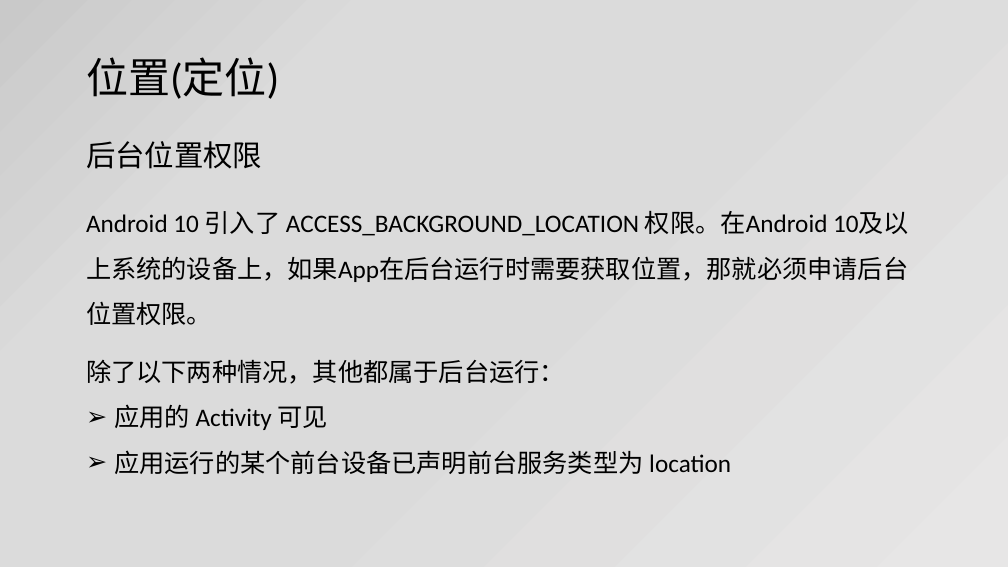
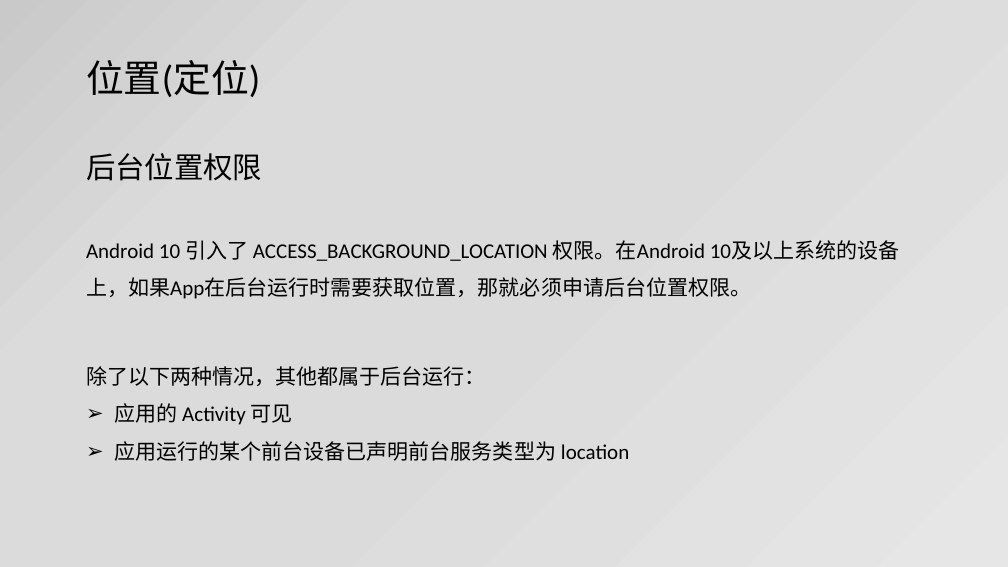
Before and after one commit to jianjunxiao/Adaptation, a slide deck: slide 16 of Android10、11适配.pptx. Drawn at 1008x567 pixels with LibreOffice and Linux fonts; fonts in the diff are those of the drawing. Boxes give left, top, right and bottom in pixels: in the first picture for what was removed or moved away, otherwise in the second. Text is boxed around its words. In the diff, an @@ line names an element or a change of style, - is before the commit and + after.

```diff
--- a/Android10、11适配.pptx
+++ b/Android10、11适配.pptx
@@ title "位置(定位)" at [86,60,260,97]: size 40 to 36 pt @@
@@ text "后台位置权限": place and size @@
-text "后台位置权限" at [86,141,262,169]
+text "后台位置权限" at [86,153,262,181]
@@ text "Android 10 引入了 ACCESS_BACKGROUND_LOCATION 权限。在Android ...": place and size @@
-text "Android 10 引入了 ACCESS_BACKGROUND_LOCATION 权限。在Android ..." at [86,211,908,474]
+text "Android 10 引入了 ACCESS_BACKGROUND_LOCATION 权限。在Android ..." at [86,240,751,461]
@@ text "Android 10 引入了 ACCESS_BACKGROUND_LOCATION 权限。在Android ..." at [86,240,751,461]: size 24 to 20 pt @@
```
Also in this commit, not shown: 25 other slides changed, 4 slides added, 7 other files.
